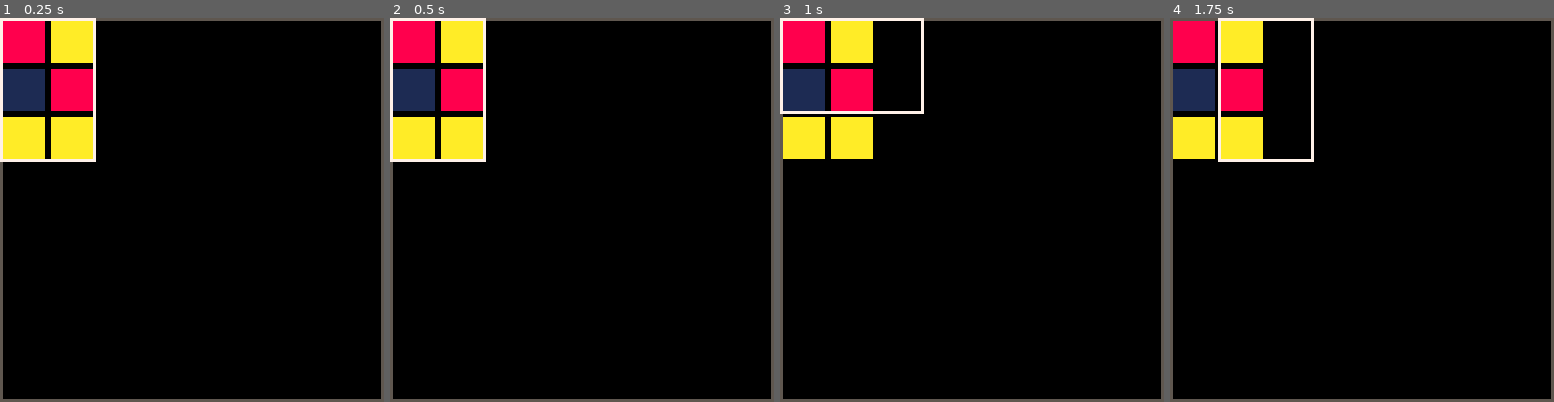
Above: before the commit, frames 1-4 (left to right).
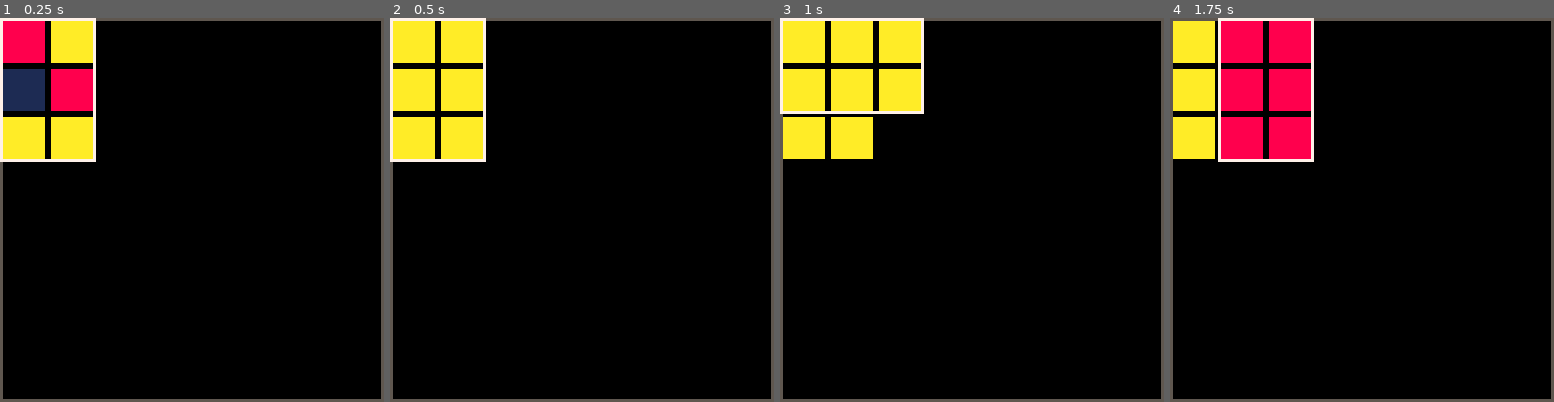
Above: after the commit, the same moments.

Repository: shen-sat/orchard
Game: PICO-8 cartridge game.p8
Two runs of this game, one before a commit and one after it. Both use one fixed random seed, a clock stepped at 60 frames per second and the inputs below.
Inputs:
- Up to frame 1 (0.25 s): no input
- Up to frame 2 (0.5 s): tap X (X key) at 0.33 s
- Up to frame 3 (1 s): tap O (Z key) at 0.7 s
- Up to frame 4 (1.75 s): tap X (X key) at 1.07 s; hold Right from 1.6 s (still down); tap O (Z key) at 1.7 s

Frame 1 is identical in both runs. In frame 2, 3.6% of the frame differs, in the area x 0-25%, y 0-25%; in frame 3, 6.0%; in frame 4, 8.4%, in the area x 0-37%, y 0-37%.

Commit message:
Add ability to plant multiple cards

Diff:
--- a/game.p8
+++ b/game.p8
@@ -46,7 +46,11 @@
     sprite = 4
   }
 
-  fruits_one = { copy_table(apple), copy_table(lemon), copy_table(berry), copy_table(apple), copy_table(lemon), copy_table(lemon) }
+  card_one = { copy_table(apple), copy_table(lemon), copy_table(berry), copy_table(apple), copy_table(lemon), copy_table(lemon) }
+  card_two = { copy_table(lemon), copy_table(lemon), copy_table(lemon), copy_table(lemon), copy_table(lemon), copy_table(lemon) }
+  card_three = { copy_table(apple), copy_table(apple), copy_table(apple), copy_table(apple), copy_table(apple), copy_table(apple) }
+
+  deck = { card_two, card_three }
 
   planted_fruits = {}
 
@@ -54,7 +58,7 @@
     width = 2 * tile_size,
     height = 3 * tile_size,
     col = 7,
-    fruits = fruits_one,
+    fruits = card_one,
     vertical_slots = function(self)
       return {
         { x = self.x0, y = self.y0 },
@@ -119,8 +123,10 @@
       if btnp(5) then
         for fruit in all(self.fruits) do
           add(planted_fruits,fruit)
-          del(self.fruits,fruit)
         end
+        local next_card = copy_table(deck[1])
+        self.fruits = next_card
+        del(deck,deck[1])
       end
     end,
     update_fruits = function(self)
@@ -186,10 +192,10 @@
 function _draw()
   cls()
   rect(0,0,127,127,5) --border
-  selected_card:draw()
   for fruit in all(planted_fruits) do
     spr(fruit.sprite,fruit.x,fruit.y,2,2)
   end
+  selected_card:draw()
 end
 
 function calculate_x1(x0, width)
